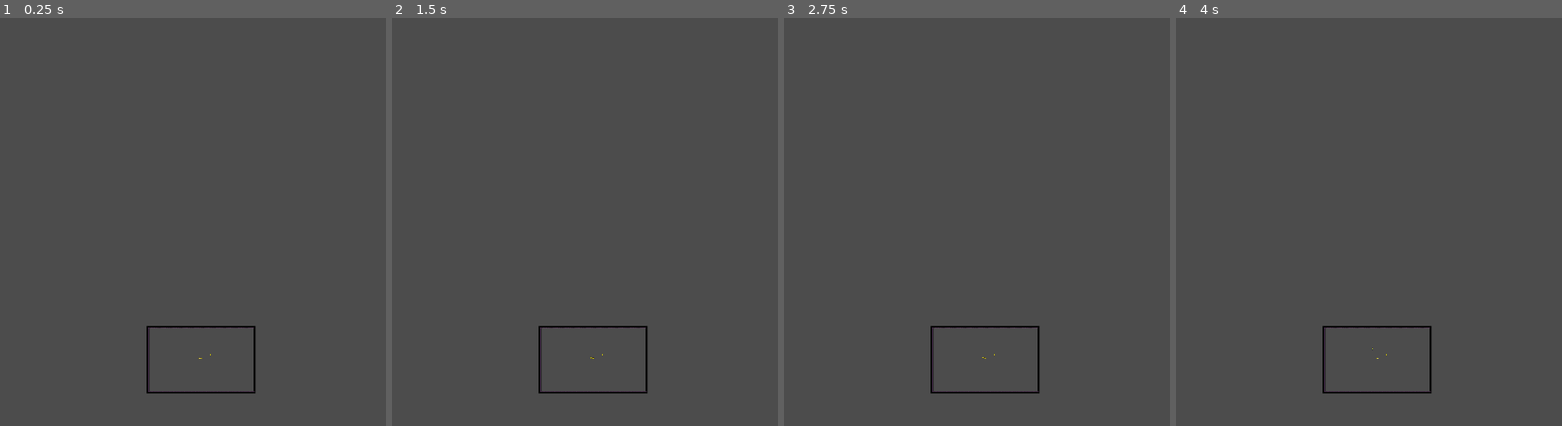
Above: before the commit, frames 1-4 (left to right).
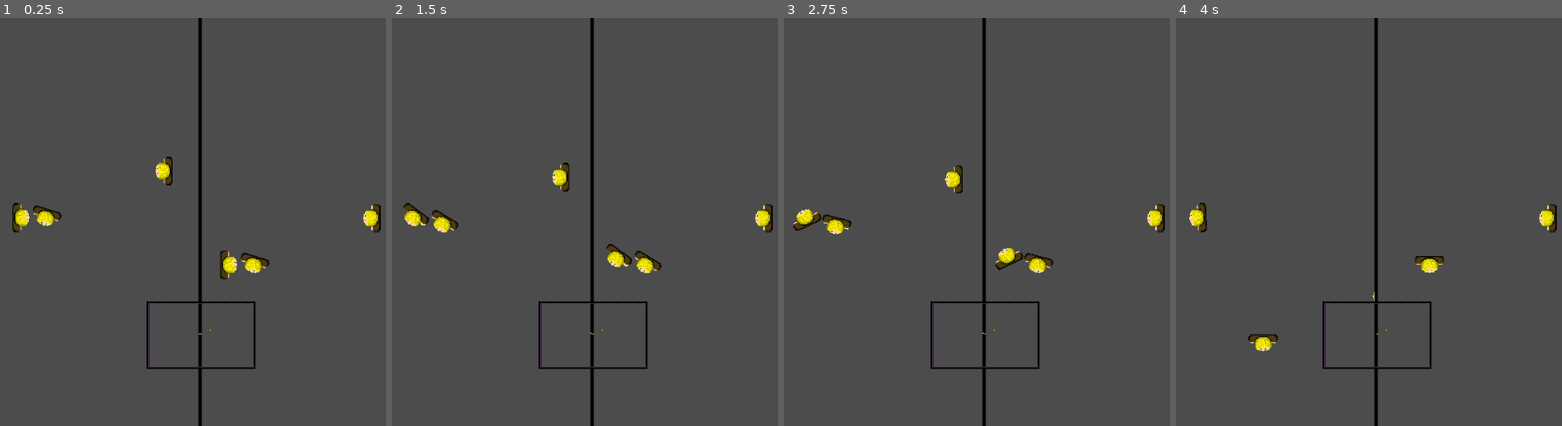
Above: after the commit, the same moments.

Repository: JoeWar99/RetroJam19-PSI
Game: Godot game, scene res://Main.tscn
Two runs of this game, one before a commit and one after it. Both use one fixed random seed, a clock stepped at 60 frames per second and the inputs below.
Inputs:
- Up to frame 1 (0.25 s): no input
- Up to frame 2 (1.5 s): hold D (move_right_chase) 0.53-1.28 s; hold S (move_down_chase) from 1.28 s (still down)
- Up to frame 3 (2.75 s): release S (move_down_chase) at 2.03 s; hold D (move_right_chase) from 2.03 s (still down)
- Up to frame 4 (4 s): release D (move_right_chase) at 2.78 s; hold W (move_up_chase) 2.78-3.53 s; hold A (move_left_chase) from 3.53 s (still down)

The runs differ from the first frame. In frame 1, 3.0% of the frame differs, in the area x 3-99%, y 0-100%; in frame 2, 3.1%, in the area x 2-99%, y 0-100%; in frame 3, 3.1%; in frame 4, 2.6%.

Commit message:
Split screen line

Diff:
--- a/src/Main.tscn
+++ b/src/Main.tscn
@@ -7,8 +7,12 @@
 [node name="Main" type="Node"]
 script = ExtResource( 1 )
 
+[node name="ColorRect" type="ColorRect" parent="."]
+margin_right = 1026.0
+margin_bottom = 1460.0
+color = Color( 0, 0, 0, 1 )
+
 [node name="Viewports" type="HBoxContainer" parent="."]
-visible = false
 anchor_right = 1.0
 anchor_bottom = 1.0
 custom_constants/separation = 5
@@ -25,7 +29,7 @@
 handle_input_locally = false
 disable_3d = true
 usage = 0
-render_target_update_mode = 0
+render_target_update_mode = 3
 
 [node name="World" parent="Viewports/ViewportContainer1/Viewport1" instance=ExtResource( 2 )]
 
@@ -47,7 +51,7 @@
 size = Vector2( 510, 600 )
 handle_input_locally = false
 disable_3d = true
-render_target_update_mode = 0
+render_target_update_mode = 3
 
 [node name="Camera2D" type="Camera2D" parent="Viewports/ViewportContainer2/Viewport2"]
 current = true
@@ -61,9 +65,10 @@
 anchor_top = 1.0
 anchor_right = 0.5
 anchor_bottom = 1.0
-margin_left = -170.0
-margin_top = -200.0
-margin_right = 170.0
+margin_left = -170.091
+margin_top = -235.858
+margin_right = 169.909
+margin_bottom = -35.8581
 
 [node name="Viewport" type="Viewport" parent="Minimap"]
 size = Vector2( 340, 200 )
